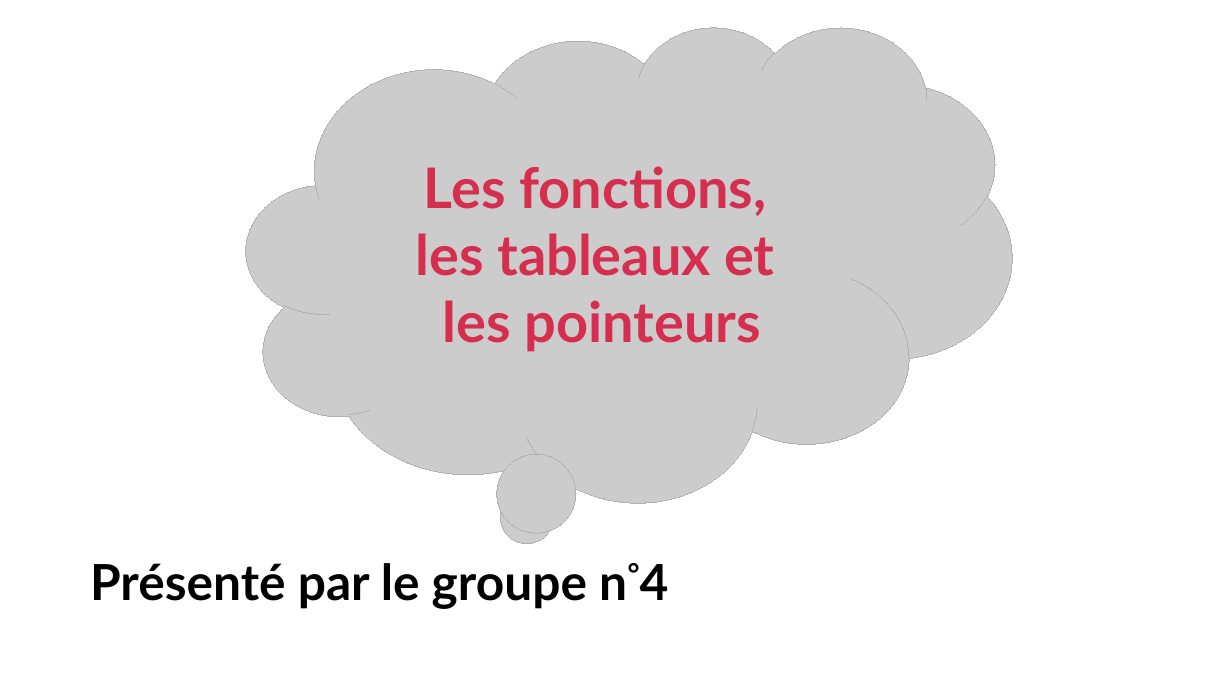
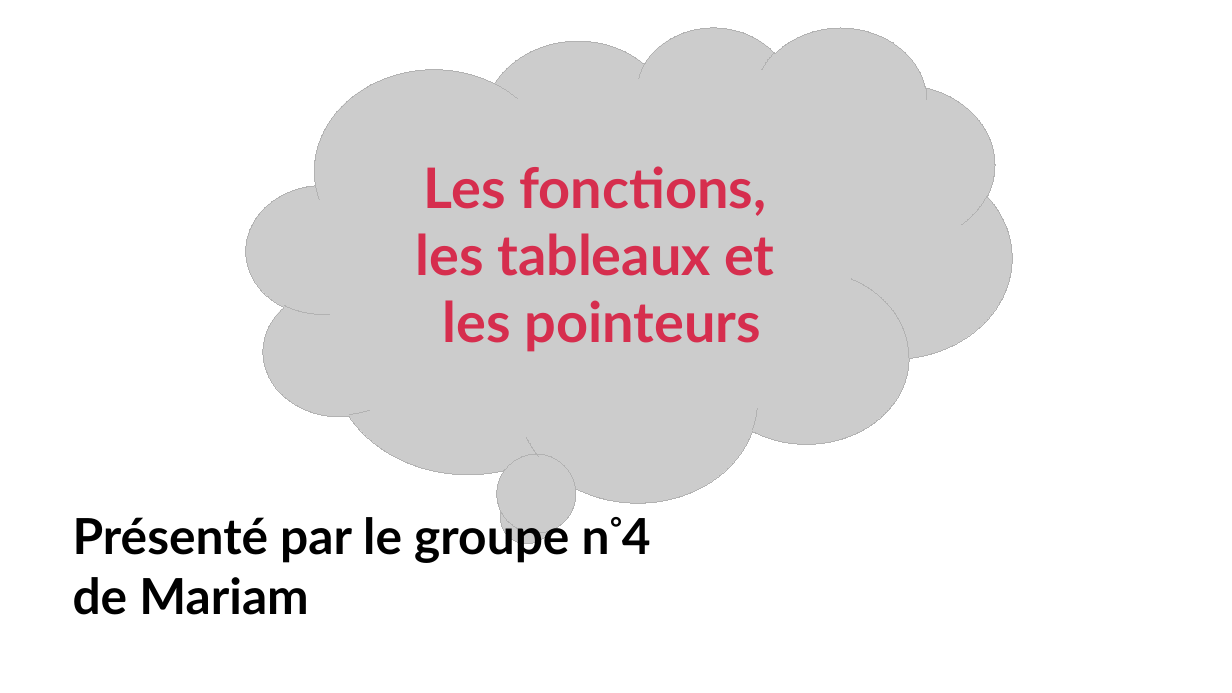
Before and after one commit to Minguebeye/Minguebeye, a slide deck: slide 1 of Pointeur.odp. Drawn at 1232x693 pixels with LibreOffice and Linux fonts; fonts in the diff are those of the drawing. Boxes give left, top, right and bottom in pixels: in the first picture for what was removed or moved away, otherwise in the second. Text is boxed around its words. In the diff, an @@ line names an element or a change of style, - is before the commit and + after.

```diff
--- a/Pointeur.odp
+++ b/Pointeur.odp
@@ text at (x1=73, y1=512, x2=651, y2=615): text changed @@
-Présenté par le groupe n°4
+Présenté par le groupe n°4 de Mariam
```
Also in this commit, not shown: 1 other file.
